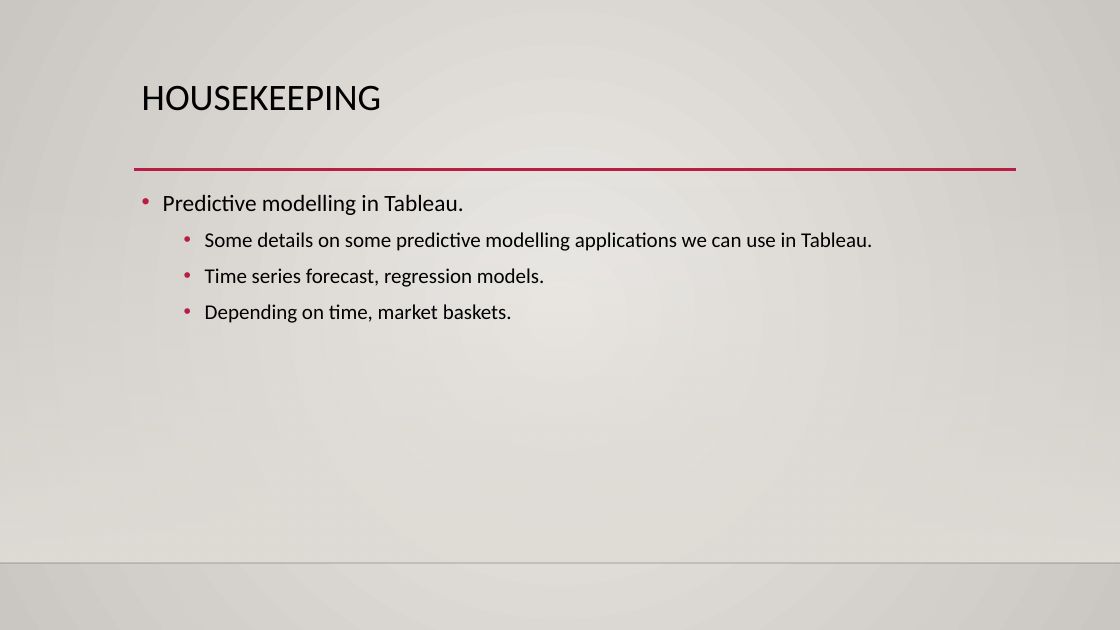
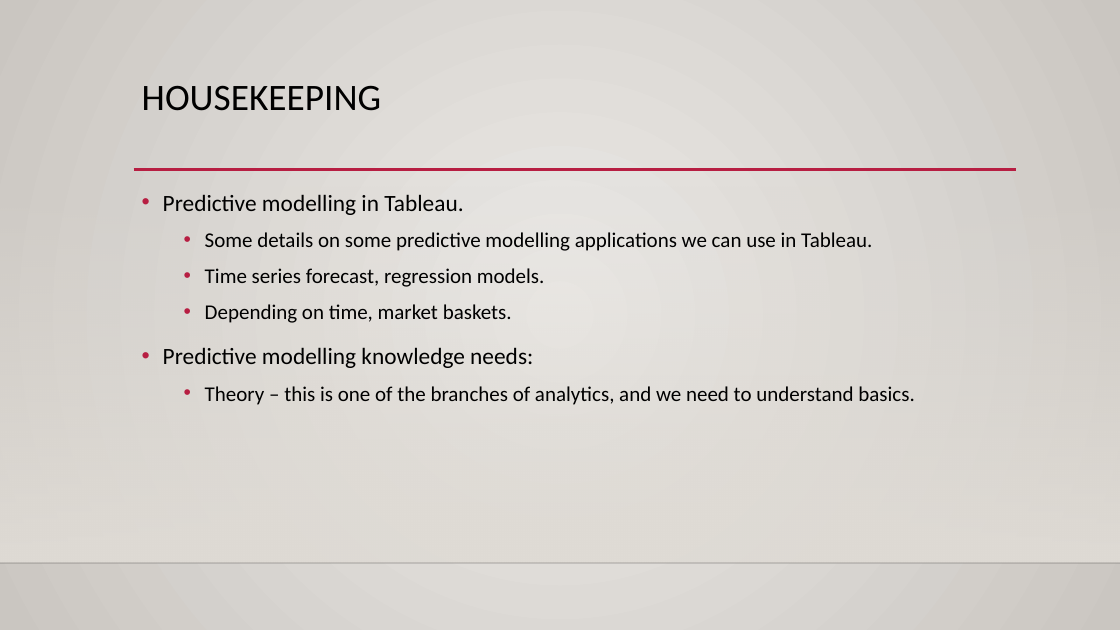
Before and after one commit to AkeemSemper/ml_datasets, a slide deck: slide 1 of slides/TimeSeries.pptx. Drawn at 1120x630 pixels with LibreOffice and Linux fonts; fonts in the diff are those of the drawing; background and template pictures are left out. Boxes give left, top, right and bottom in pixels: in the first picture for what was removed or moved away, otherwise in the second. Text is boxed around its words. In the diff, an @@ line names an element or a change of style, - is before the commit and + after.

Commit message:
up

```diff
--- a/slides/TimeSeries.pptx
+++ b/slides/TimeSeries.pptx
@@ text at box(163, 347, 914, 405): paragraphs added @@
+• Predictive modelling knowledge needs:
+  • Theory – this is one of the branches of analytics, and we need to understand basics.
```
Also in this commit, not shown: 1 slide added.
